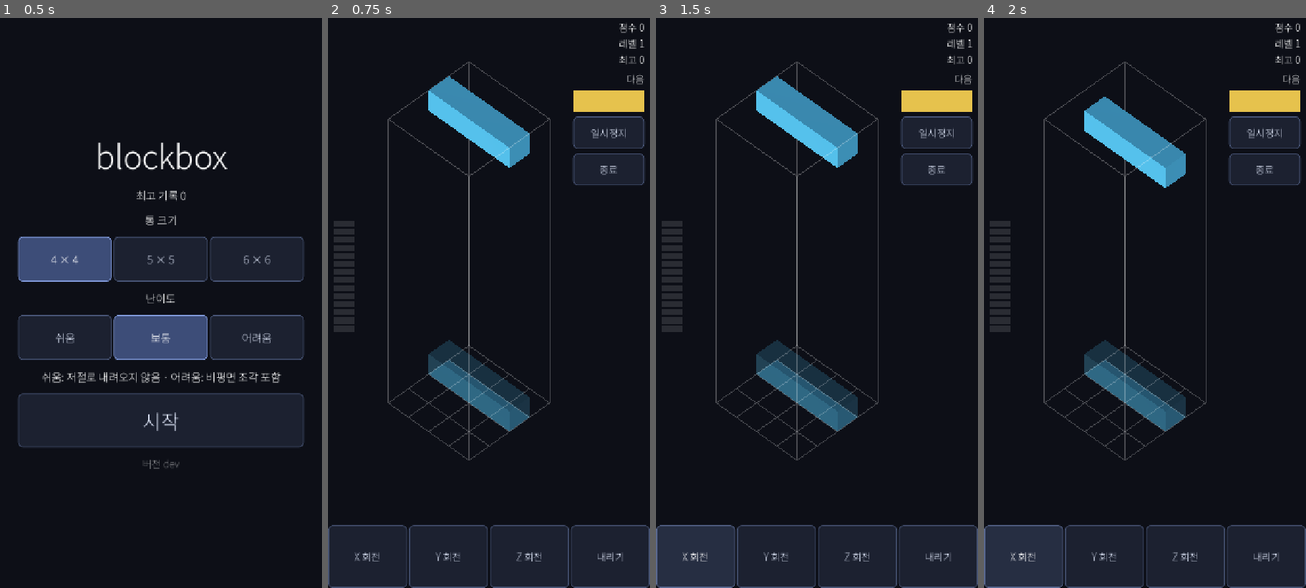
Above: before the commit, frames 1-4 (left to right).
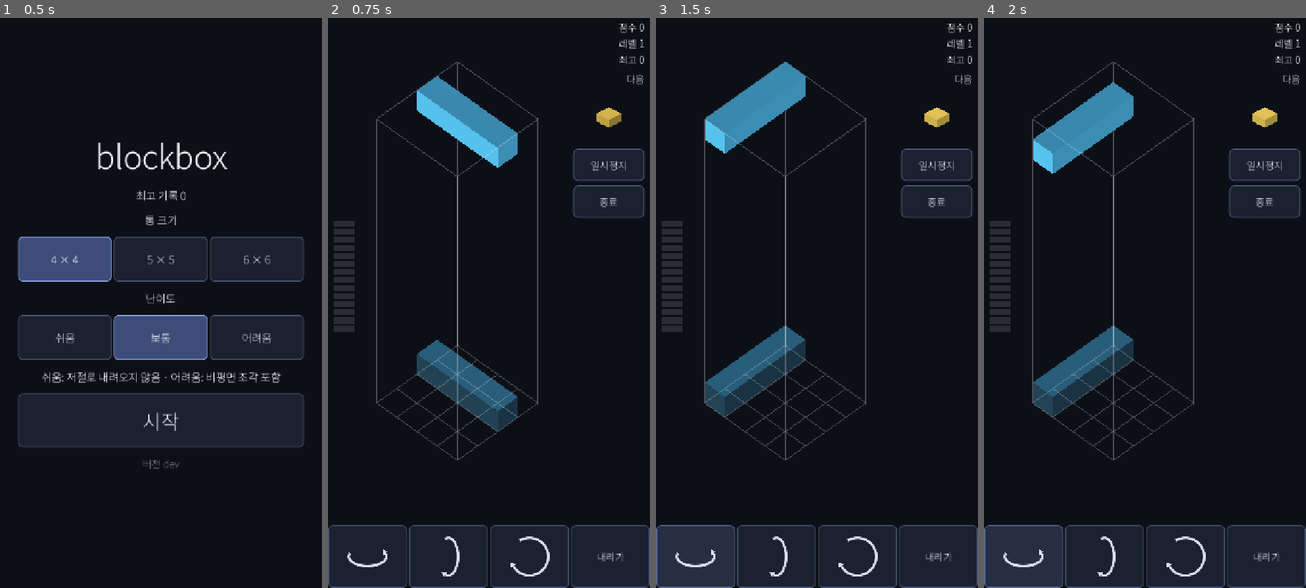
Above: after the commit, the same moments.

Repository: kjw5541a-hash/blockbox
Game: Godot game, scene res://scenes/start.tscn
The game is run twice, just before and just after one commit, with the same random seed, the same clock (stepped at 60 frames per second) and the same inputs.
Inputs (mouse positions are in pixels of both pictures, inside the frame that each line leads up to):
- Up to frame 1 (0.5 s): no input
- Up to frame 2 (0.75 s): click "시작" at 0.5 s
- Up to frame 3 (1.5 s): click (694, 553) at 1.25 s, where only the run before the commit has a clickable "X 회전"
- Up to frame 4 (2 s): no input

Frame 1 is identical in both runs. In frame 2, 10% of the frame differs, in the area x 6-99%, y 7-98%; in frame 3, 14%; in frame 4, 14%.

Commit message:
feat: 회전 버튼에 화살표, 다음 조각 모양 미리보기, 윗면 착지 표시
- 회전 버튼을 축 이름 대신 화면에서 도는 방향으로 나눈다. 좌->우, 상->하,
  시계 방향 화살표를 직접 그려 붙이고, CameraRig 의 회전축도 그 방향으로
  이름과 부호를 맞춘다.
- 다음 조각 미리보기를 색 견본에서 작은 3D 뷰로 바꾼다. 색만으로는 조각
  8종을 구분하기 어렵다.
- 착지 자리 표시를 바닥 발자국에서 고스트 윗면 판으로 옮긴다.
- 통을 왼쪽으로 미는 폭을 화면에서 재서 정한다. 6x6 은 밀 자리가 없다.

Co-Authored-By: Claude Opus 5 <noreply@anthropic.com>

Diff:
--- a/scenes/hud.tscn
+++ b/scenes/hud.tscn
@@ -1,7 +1,9 @@
-[gd_scene load_steps=3 format=3]
+[gd_scene load_steps=5 format=3]
 
 [ext_resource type="Script" path="res://scripts/hud.gd" id="1"]
 [ext_resource type="Script" path="res://scripts/layer_gauge.gd" id="2"]
+[ext_resource type="Script" path="res://scripts/next_view.gd" id="3"]
+[ext_resource type="Script" path="res://scripts/rotate_icon.gd" id="4"]
 
 [node name="HUD" type="CanvasLayer"]
 script = ExtResource("1")
@@ -28,9 +30,15 @@
 text = "다음"
 mouse_filter = 2
 
-[node name="NextSwatch" type="ColorRect" parent="Side"]
-custom_minimum_size = Vector2(0, 48)
+[node name="NextBox" type="SubViewportContainer" parent="Side"]
+custom_minimum_size = Vector2(0, 120)
+stretch = true
 mouse_filter = 2
+
+[node name="NextView" type="SubViewport" parent="Side/NextBox"]
+handle_input_locally = false
+size = Vector2i(160, 120)
+script = ExtResource("3")
 
 [node name="Pause" type="Button" parent="Side"]
 custom_minimum_size = Vector2(0, 72)
@@ -50,26 +58,44 @@
 anchor_bottom = 1.0
 offset_top = -140.0
 
-[node name="RotateX" type="Button" parent="Bottom"]
+[node name="RotateRight" type="Button" parent="Bottom"]
 custom_minimum_size = Vector2(0, 116)
 theme_override_font_sizes/font_size = 22
 size_flags_horizontal = 3
 focus_mode = 0
-text = "X 회전"
 
-[node name="RotateY" type="Button" parent="Bottom"]
+[node name="Icon" type="Control" parent="Bottom/RotateRight"]
+anchor_right = 1.0
+anchor_bottom = 1.0
+mouse_filter = 2
+script = ExtResource("4")
+kind = 0
+
+[node name="RotateDown" type="Button" parent="Bottom"]
 custom_minimum_size = Vector2(0, 116)
 theme_override_font_sizes/font_size = 22
 size_flags_horizontal = 3
 focus_mode = 0
-text = "Y 회전"
 
-[node name="RotateZ" type="Button" parent="Bottom"]
+[node name="Icon" type="Control" parent="Bottom/RotateDown"]
+anchor_right = 1.0
+anchor_bottom = 1.0
+mouse_filter = 2
+script = ExtResource("4")
+kind = 1
+
+[node name="RotateClock" type="Button" parent="Bottom"]
 custom_minimum_size = Vector2(0, 116)
 theme_override_font_sizes/font_size = 22
 size_flags_horizontal = 3
 focus_mode = 0
-text = "Z 회전"
+
+[node name="Icon" type="Control" parent="Bottom/RotateClock"]
+anchor_right = 1.0
+anchor_bottom = 1.0
+mouse_filter = 2
+script = ExtResource("4")
+kind = 2
 
 [node name="Drop" type="Button" parent="Bottom"]
 custom_minimum_size = Vector2(0, 116)
--- a/scenes/main.tscn
+++ b/scenes/main.tscn
@@ -40,7 +40,6 @@
 transform = Transform3D(1, 0, 0, 0, 1, 0, 0, 0, 1, 0, 0, 24)
 projection = 1
 size = 20.0
-h_offset = 0.7
 v_offset = -1.4
 
 [node name="Sun" type="DirectionalLight3D" parent="CameraRig"]
--- a/scripts/camera_rig.gd
+++ b/scripts/camera_rig.gd
@@ -119,16 +119,26 @@
 # 가장 잘 맞는 배치가 그 각도에서 뒤집힌다. 경계값(기본 시점)은 눕히기 전 쪽.
 const SCREEN_AXIS_CROSS := -45.0
 
-func rot_screen_x() -> Array:
-	return tilt_axis(axis_right())
+# 앞면이 화면에서 어느 쪽으로 흐르는지가 이름이다. 버튼에 그려진 화살표가
+# 곧 이 이름이다 — 축 이름으로 부르면 시점을 돌린 뒤 그림과 어긋난다.
+# Piece.rotate_cell 의 dir 은 오른손 법칙과 반대로 돌므로 부호를 뒤집는다.
+func _screen_turn(v: Vector3i) -> Array:
+	var a := tilt_axis(v)
+	return [a[0], -a[1]]
 
-func rot_screen_y() -> Array:
+# 앞면이 위에서 아래로 넘어간다.
+func rot_screen_down() -> Array:
+	return _screen_turn(axis_right())
+
+# 앞면이 왼쪽에서 오른쪽으로 흐른다.
+func rot_screen_right() -> Array:
 	if _pitch < SCREEN_AXIS_CROSS:
-		return tilt_axis(axis_away())
-	return [Piece.AXIS_Y, 1]
+		return _screen_turn(axis_away())
+	return [Piece.AXIS_Y, -1]
 
-func rot_screen_z() -> Array:
+# 화면에서 시계 방향으로 돈다.
+func rot_screen_clockwise() -> Array:
 	if _pitch < SCREEN_AXIS_CROSS:
 		# 탑뷰에서 화면 안쪽은 곧장 아래다.
-		return [Piece.AXIS_Y, -1]
-	return tilt_axis(axis_away())
+		return [Piece.AXIS_Y, 1]
+	return _screen_turn(axis_away())
--- a/scripts/game.gd
+++ b/scripts/game.gd
@@ -192,19 +192,6 @@
 		layers_cleared.emit(ys, kind)
 	_spawn()
 
-func footprint_cells() -> Array[Vector3i]:
-	var out: Array[Vector3i] = []
-	if current == null:
-		return out
-	var seen := {}
-	for c in current.world_cells():
-		var flat := Vector3i(c.x, 0, c.z)
-		if seen.has(flat):
-			continue
-		seen[flat] = true
-		out.append(flat)
-	return out
-
 func rotate(axis: int, dir: int) -> bool:
 	if current == null or is_over or paused:
 		return false
--- a/scripts/hud.gd
+++ b/scripts/hud.gd
@@ -6,9 +6,11 @@
 func setup(g: Game, r: CameraRig) -> void:
 	game = g
 	rig = r
-	$Bottom/RotateX.pressed.connect(_rotate.bind(rig.rot_screen_x))
-	$Bottom/RotateY.pressed.connect(_rotate.bind(rig.rot_screen_y))
-	$Bottom/RotateZ.pressed.connect(_rotate.bind(rig.rot_screen_z))
+	# 버튼은 축 이름이 아니라 화면에서 조각이 도는 방향으로 나뉜다.
+	# 좌->우 는 세로축, 상->하 는 화면 가로축, 시계는 시선축 회전이다.
+	$Bottom/RotateRight.pressed.connect(_rotate.bind(rig.rot_screen_right))
+	$Bottom/RotateDown.pressed.connect(_rotate.bind(rig.rot_screen_down))
+	$Bottom/RotateClock.pressed.connect(_rotate.bind(rig.rot_screen_clockwise))
 	$Bottom/Drop.pressed.connect(func() -> void: game.hard_drop())
 	$Side/Pause.pressed.connect(toggle_pause)
 	$Side/Quit.pressed.connect(quit_to_menu)
@@ -19,6 +21,7 @@
 	game.game_over.connect(_on_game_over)
 	$GameOver.visible = false
 	$Paused.visible = false
+	$Side/NextBox/NextView.setup(game)
 	_refresh_score()
 	_refresh_next()
 	$LayerGauge.setup(game)
@@ -32,10 +35,10 @@
 	$Flash.modulate.a = FLASH_ALPHA
 	create_tween().tween_property($Flash, "modulate:a", 0.0, FLASH_TIME)
 
-# 다음 조각 미리보기. 3D 미니 뷰포트 대신 색 견본 하나로 보여준다.
-# 조각 종류는 색으로 구분되므로 이것으로 충분하다.
+# 다음 조각 미리보기. 색만으로는 3D 조각 8종을 구분하기 어려워 작은 3D 뷰에
+# 모양까지 그린다.
 func _refresh_next() -> void:
-	$Side/NextSwatch.color = BlockColors.of(game.next_kind)
+	$Side/NextBox/NextView.refresh()
 
 # 회전 축은 화면 기준이다. 어떤 격자축이 되는지는 CameraRig 가 지금 시점을
 # 보고 정한다 — 버튼은 축을 고르는 함수를 들고 있다가 누를 때마다 새로 묻는다.
--- a/scripts/main.gd
+++ b/scripts/main.gd
@@ -17,11 +17,31 @@
 	piece_view.setup(game)
 	$LayerBurst.setup(game)
 	touch_input.setup(game, rig)
+	_fit_box_to_the_left()
 	# 층이 지워지면 통이 흔들린다. 흔드는 건 카메라 몫이라 여기서 잇는다.
 	game.layers_cleared.connect(
 		func(_ys: PackedInt32Array, _kind: int) -> void: rig.shake())
 	game.start()
 	$HUD.setup(game, rig)
+
+# 점수와 버튼이 오른쪽 세로 패널로 모여 있어 통은 왼쪽에 붙는다. 밀 수 있는
+# 폭은 통 크기에 따라 다르다 — 6x6 은 화면 폭을 거의 다 쓰므로 밀 자리가 없다.
+# 그래서 고정값 대신 통이 화면에서 실제로 차지하는 자리를 재서 정한다.
+# 왼쪽 층 게이지와의 간격, 화면 가장자리 여백이 한계다.
+const BOX_GAUGE_GAP := 48.0
+const BOX_EDGE_MARGIN := 40.0
+
+func _fit_box_to_the_left() -> void:
+	var cam := rig.get_node("Camera3D") as Camera3D
+	cam.h_offset = 0.0
+	var left: float = touch_input.box_screen_rect().position.x
+	# 게이지 오른쪽 끝. 앵커가 왼쪽이라 배치 계산 전에도 offset 이 곧 위치다.
+	var gauge_right: float = $HUD/LayerGauge.offset_right
+	var room := maxf(0.0, left - BOX_EDGE_MARGIN)
+	var shift := clampf(left - (gauge_right + BOX_GAUGE_GAP), 0.0, room)
+	# 직교 투영이라 화면 픽셀과 월드 단위의 비가 화면 어디서나 같다.
+	var per_unit: float = get_viewport().get_visible_rect().size.y / cam.size
+	cam.h_offset = shift / per_unit
 
 func _process(delta: float) -> void:
 	game.step(delta)
@@ -43,13 +63,13 @@
 		KEY_SPACE:
 			game.hard_drop()
 		KEY_Z:
-			var a: Array = rig.rot_screen_x()
+			var a: Array = rig.rot_screen_down()
 			game.rotate(a[0], a[1])
 		KEY_X:
-			var a: Array = rig.rot_screen_y()
+			var a: Array = rig.rot_screen_right()
 			game.rotate(a[0], a[1])
 		KEY_C:
-			var a: Array = rig.rot_screen_z()
+			var a: Array = rig.rot_screen_clockwise()
 			game.rotate(a[0], a[1])
 		KEY_Q:
 			rig.turn(-1)
--- /dev/null
+++ b/scripts/next_view.gd
@@ -0,0 +1,53 @@
+extends SubViewport
+
+# 다음 조각 미리보기. 색만 보여주던 견본을 대신해 모양까지 보여준다.
+# 본 게임 장면과 섞이지 않도록 자기만의 3D 월드를 하나 들고, 통을 보는 각도와
+# 같은 방향에서 조각 껍데기를 그린다 — 미리보기와 실제 모습이 달라 보이면
+# 미리보기가 오히려 헷갈리게 만든다.
+
+const CAM_SIZE := 6.0
+const CAM_DIST := 8.0
+const VIEW_YAW := 45.0
+const VIEW_PITCH := -30.0
+
+var game: Game = null
+
+var _mesh: MeshInstance3D = null
+
+func _ready() -> void:
+	own_world_3d = true
+	transparent_bg = true
+	render_target_update_mode = SubViewport.UPDATE_ALWAYS
+
+	var basis := Basis.from_euler(Vector3(deg_to_rad(VIEW_PITCH), deg_to_rad(VIEW_YAW), 0.0))
+	var cam := Camera3D.new()
+	cam.projection = Camera3D.PROJECTION_ORTHOGONAL
+	cam.size = CAM_SIZE
+	cam.transform = Transform3D(basis, basis * Vector3(0, 0, CAM_DIST))
+	add_child(cam)
+
+	# 면마다 밝기가 달라야 입체로 보인다. 빛은 카메라 쪽에서 비스듬히 준다.
+	var sun := DirectionalLight3D.new()
+	sun.transform = Transform3D(
+		Basis.from_euler(Vector3(deg_to_rad(-50.0), deg_to_rad(20.0), 0.0)), Vector3.ZERO)
+	add_child(sun)
+
+	_mesh = MeshInstance3D.new()
+	_mesh.material_override = StandardMaterial3D.new()
+	add_child(_mesh)
+
+func setup(g: Game) -> void:
+	game = g
+	refresh()
+
+func refresh() -> void:
+	if game == null:
+		return
+	var cells := Piece.create(game.next_kind).cells
+	_mesh.mesh = BlockMesh.hull_mesh(cells)
+	# 조각마다 칸 수와 뻗은 방향이 달라 그대로 두면 화면 한쪽으로 쏠린다.
+	# 바운딩 박스 한가운데를 원점에 맞춘다.
+	var lo := Vector3(Piece.bbox_min(cells))
+	var hi := Vector3(Piece.bbox_max(cells))
+	_mesh.position = -(lo + hi) * 0.5
+	(_mesh.material_override as StandardMaterial3D).albedo_color = BlockColors.of(game.next_kind)
--- a/scripts/piece_view.gd
+++ b/scripts/piece_view.gd
@@ -1,8 +1,11 @@
 extends Node3D
 
 const GHOST_ALPHA := 0.28
-const FOOTPRINT_ALPHA := 0.45
-const FOOTPRINT_Y := -0.48
+# 착지 자리 표시는 고스트의 윗면에 얹는다. 바닥에만 자국을 깔면 블럭이 아니라
+# 바닥에 붙은 그림자로 보인다 — 윗면이 진해야 덩어리로 읽힌다.
+const TOP_ALPHA := 0.55
+# 고스트 윗면과 같은 높이면 서로 깜빡이며 다툰다. 살짝 띄운다.
+const TOP_LIFT := 0.505
 
 var game: Game = null
 
@@ -11,7 +14,7 @@
 var _marks: Array[MeshInstance3D] = []
 
 func _ready() -> void:
-	# 발자국은 칸 크기 그대로 깔아 옆 칸과 맞닿게 한다. 사이에 틈을 두면
+	# 윗면 판은 칸 크기 그대로 깔아 옆 칸과 맞닿게 한다. 사이에 틈을 두면
 	# 붙어 있는 조각인데도 칸이 하나씩 따로 놀아 보인다.
 	var quad := QuadMesh.new()
 	quad.size = Vector2.ONE
@@ -61,12 +64,26 @@
 	_ghost.mesh = BlockMesh.hull_mesh(game.ghost_cells())
 	_show(_ghost, Vector3.ZERO, color, GHOST_ALPHA)
 
-	var fp := game.footprint_cells()
+	var tops := top_cells(game.ghost_cells())
 	for i in _marks.size():
-		if i >= fp.size():
+		if i >= tops.size():
 			_marks[i].visible = false
 			continue
-		_show(_marks[i], Vector3(fp[i].x, FOOTPRINT_Y, fp[i].z), color, FOOTPRINT_ALPHA)
+		var c := tops[i]
+		_show(_marks[i], Vector3(c.x, c.y + TOP_LIFT, c.z), color, TOP_ALPHA)
+
+# 칸 목록에서 세로줄마다 가장 높은 칸만 남긴다. 그 칸의 윗면이 곧 덩어리의
+# 윗면이다.
+static func top_cells(cells: Array[Vector3i]) -> Array[Vector3i]:
+	var top := {}
+	for c in cells:
+		var col := Vector2i(c.x, c.z)
+		if not top.has(col) or c.y > top[col]:
+			top[col] = c.y
+	var out: Array[Vector3i] = []
+	for col in top:
+		out.append(Vector3i(col.x, top[col], col.y))
+	return out
 
 func _show(m: MeshInstance3D, pos: Vector3, color: Color, alpha: float) -> void:
 	m.visible = true
--- /dev/null
+++ b/scripts/rotate_icon.gd
@@ -0,0 +1,48 @@
+class_name RotateIcon
+extends Control
+
+# 회전 버튼에 얹는 화살표. 글자 대신 도형으로 어느 쪽으로 도는지 보여준다 —
+# 부분집합 폰트에 화살표 글리프가 없기도 하고, 축 이름(X/Y/Z)보다 궤적 그림이
+# 화면에서 실제로 일어나는 일에 가깝다.
+enum { RIGHT, DOWN, CLOCK }
+
+@export var kind: int = RIGHT
+
+const COLOR := Color(0.84, 0.87, 0.94)
+const WIDTH := 5.0
+const HEAD := 11.0
+const STEPS := 24
+
+func _draw() -> void:
+	var c := size * 0.5
+	var r := minf(size.x, size.y) * 0.30
+	# 납작한 타원은 좌우로, 갸름한 타원은 위아래로 도는 궤적으로 읽힌다.
+	var rx := r
+	var ry := r
+	var a0 := 0.0
+	var a1 := 0.0
+	match kind:
+		RIGHT:
+			ry = r * 0.5
+			a0 = deg_to_rad(200.0)
+			a1 = deg_to_rad(-20.0)
+		DOWN:
+			rx = r * 0.5
+			a0 = deg_to_rad(-110.0)
+			a1 = deg_to_rad(110.0)
+		CLOCK:
+			a0 = deg_to_rad(-120.0)
+			a1 = deg_to_rad(150.0)
+
+	var pts := PackedVector2Array()
+	for i in STEPS + 1:
+		var t := lerpf(a0, a1, float(i) / float(STEPS))
+		pts.append(c + Vector2(cos(t) * rx, sin(t) * ry))
+	draw_polyline(pts, COLOR, WIDTH, true)
+
+	# 촉은 호가 끝나는 자리에 진행 방향으로 세운다.
+	var tip: Vector2 = pts[pts.size() - 1]
+	var dir := (tip - pts[pts.size() - 2]).normalized()
+	var side := Vector2(-dir.y, dir.x) * HEAD * 0.6
+	draw_colored_polygon(PackedVector2Array([
+		tip + dir * HEAD, tip + side, tip - side]), COLOR)
--- a/tests/test_camera_rig.gd
+++ b/tests/test_camera_rig.gd
@@ -17,6 +17,7 @@
 	await _test_pitch_is_continuous_and_clamped()
 	await _test_pitch_survives_a_turn()
 	await _test_screen_rotation_axes_follow_the_view()
+	await _test_screen_rotation_turns_the_way_the_arrows_point()
 	await _test_shake_returns_home()
 	print("test_camera_rig: OK")
 	quit()
@@ -192,7 +193,7 @@
 			r.rotation_degrees.y = CameraRig.YAW_BASE_DEG + 90.0 * step
 			await process_frame
 			var basis := cam.global_transform.basis
-			var picked := [r.rot_screen_x(), r.rot_screen_y(), r.rot_screen_z()]
+			var picked := [r.rot_screen_down(), r.rot_screen_right(), r.rot_screen_clockwise()]
 			var used := {}
 			for a in picked:
 				used[a[0]] = true
@@ -206,16 +207,48 @@
 				% [pitch, step, picked, got, best])
 	main.queue_free()
 
-func _axis_vec(a: Array) -> Vector3:
-	var v := [Vector3.RIGHT, Vector3.UP, Vector3.BACK][a[0]] as Vector3
-	return v * float(a[1])
+# 버튼에는 이제 축 이름 대신 화살표가 그려져 있다. 그림과 실제로 도는 방향이
+# 다르면 그림이 없느니만 못하다. 회전축을 카메라 기준으로 풀면 앞면이 어디로
+# 흐르는지가 부호 하나로 나온다: 화면 세로축 성분이 +면 앞면이 오른쪽으로,
+# 화면 가로축 성분이 +면 앞면이 아래로, 시선축 성분이 -면 시계 방향이다.
+func _test_screen_rotation_turns_the_way_the_arrows_point() -> void:
+	var main: Node = load("res://scenes/main.tscn").instantiate()
+	root.add_child(main)
+	await process_frame
+	var r: CameraRig = main.rig
+	var cam: Camera3D = r.get_node("Camera3D")
+	for pitch in [-35.0, -44.0, -46.0, -90.0]:
+		for step in 4:
+			r.yaw_step = step
+			r.pitch_by(pitch - r.pitch_degrees())
+			r.rotation_degrees.y = CameraRig.YAW_BASE_DEG + 90.0 * step
+			await process_frame
+			var basis := cam.global_transform.basis
+			var right := _spin(r.rot_screen_right()).dot(basis.y)
+			assert(right > 0.5,
+				"상하각 %f yaw %d: 앞면이 오른쪽으로 흐르지 않는다 (%f)" % [pitch, step, right])
+			var down := _spin(r.rot_screen_down()).dot(basis.x)
+			assert(down > 0.5,
+				"상하각 %f yaw %d: 앞면이 아래로 넘어가지 않는다 (%f)" % [pitch, step, down])
+			var clock := _spin(r.rot_screen_clockwise()).dot(basis.z)
+			assert(clock < -0.5,
+				"상하각 %f yaw %d: 시계 방향으로 돌지 않는다 (%f)" % [pitch, step, clock])
+	main.queue_free()
+
+# [axis, dir] 이 실제로 어느 쪽으로 도는지를 오른손 법칙 축으로 돌려준다.
+# Piece.rotate_cell 을 직접 먹여 보므로 부호 규약을 따로 알 필요가 없다.
+func _spin(pick: Array) -> Vector3:
+	var cols: Array[Vector3] = []
+	for v in [Vector3i(1, 0, 0), Vector3i(0, 1, 0), Vector3i(0, 0, 1)]:
+		cols.append(Vector3(Piece.rotate_cell(v, pick[0], pick[1])))
+	return Basis(cols[0], cols[1], cols[2]).get_rotation_quaternion().get_axis()
 
 # 화면 가로축 / 세로축 / 안쪽축과 얼마나 겹치는지의 합.
 func _alignment(picked: Array, basis: Basis) -> float:
 	var screens := [basis.x, basis.y, -basis.z]
 	var sum := 0.0
 	for i in 3:
-		sum += _axis_vec(picked[i]).dot(screens[i])
+		sum += _spin(picked[i]).dot(screens[i])
 	return sum
 
 func _best_alignment(basis: Basis) -> float:
--- a/tests/test_game.gd
+++ b/tests/test_game.gd
@@ -26,8 +26,6 @@
 	_test_pause_freezes_the_lock_clock()
 	_test_multi_layer_bonus()
 	_test_level_rises()
-	_test_footprint_is_deduplicated()
-	_test_footprint_exact_set_for_flat_t()
 	_test_easy_has_no_gravity()
 	_test_easy_draws_planar_pieces_only()
 	print("test_game: OK")
@@ -293,6 +291,19 @@
 	assert(g.total_layers == 1, "누적 층 수가 기록되어야 한다")
 	assert(g.board.layer_fill_count(0) == 0, "지워진 자리는 비어야 한다")
 
+func _test_level_rises() -> void:
+	var g := _make_game()
+	g.start(23)
+	assert(g.level == 1, "시작 레벨은 1")
+	var first := g.fall_interval()
+	g.total_layers = Game.LEVEL_UP_LAYERS * 3
+	g.level = g.total_layers / Game.LEVEL_UP_LAYERS + 1
+	assert(g.level == 4, "층 15개면 레벨 4")
+	assert(g.fall_interval() < first, "레벨이 오르면 낙하가 빨라져야 한다")
+	g.total_layers = 500
+	g.level = g.total_layers / Game.LEVEL_UP_LAYERS + 1
+	assert(g.fall_interval() == Game.MIN_FALL_INTERVAL, "낙하 간격에 하한이 있어야 한다")
+
 func _test_multi_layer_bonus() -> void:
 	var g := _make_game()
 	g.start(22)
@@ -323,55 +334,6 @@
 	assert(g.score == Game.SCORE_PER_LAYER * 1 * Game.CLEAR_MULTIPLIER[2],
 		"두 층 클리어 점수가 배율대로여야 한다, 실제 %d" % g.score)
 	assert(g.board.layer_fill_count(0) == 0, "지워진 자리는 비어야 한다")
-
-func _test_level_rises() -> void:
-	var g := _make_game()
-	g.start(23)
-	assert(g.level == 1, "시작 레벨은 1")
-	var first := g.fall_interval()
-	g.total_layers = Game.LEVEL_UP_LAYERS * 3
-	g.level = g.total_layers / Game.LEVEL_UP_LAYERS + 1
-	assert(g.level == 4, "층 15개면 레벨 4")
-	assert(g.fall_interval() < first, "레벨이 오르면 낙하가 빨라져야 한다")
-	g.total_layers = 500
-	g.level = g.total_layers / Game.LEVEL_UP_LAYERS + 1
-	assert(g.fall_interval() == Game.MIN_FALL_INTERVAL, "낙하 간격에 하한이 있어야 한다")
-
-func _test_footprint_is_deduplicated() -> void:
-	var g := _make_game()
-	g.start(41)
-	# 조각을 세워서 같은 XZ 칸에 여러 셀이 겹치게 만든다.
-	g.rotate(Piece.AXIS_X, 1)
-	var fp := g.footprint_cells()
-	var seen := {}
-	for c in fp:
-		assert(c.y == 0, "발자국은 바닥 평면이어야 한다")
-		assert(not seen.has(c), "발자국에 중복 칸 %s" % c)
-		seen[c] = true
-	assert(fp.size() >= 1 and fp.size() <= 4, "발자국은 1~4칸")
-	for c in g.current.world_cells():
-		assert(seen.has(Vector3i(c.x, 0, c.z)), "조각이 덮은 칸 %s 이 발자국에 없다" % c)
-
-func _test_footprint_exact_set_for_flat_t() -> void:
-	# T 조각(kind 3)은 한 층에 눕혀져 정의되므로 회전 없이도 발자국이
-	# world_cells 와 1:1로 대응해야 한다. 정확한 칸 집합을 직접 검증한다 —
-	# 크기만 맞고 엉뚱한 칸이 섞여도 위 dedup 테스트는 못 잡는다.
-	var g := _make_game()
-	g.start(41)
-	var p := Piece.create(3)
-	p.origin = Vector3i(1, 5, 2)
-	g.current = p
-	var fp := g.footprint_cells()
-	var want: Array[Vector3i] = [
-		Vector3i(1, 0, 2), Vector3i(2, 0, 2), Vector3i(3, 0, 2), Vector3i(2, 0, 3),
-	]
-	assert(fp.size() == want.size(), "발자국 칸 수가 기대와 다르다: %d" % fp.size())
-	for w in want:
-		assert(fp.has(w), "발자국에 %s 가 없어야 할 칸이 빠졌다" % w)
-
-
-# 쉬움은 조각이 저절로 내려오지 않는다. 시간이 아무리 흘러도 제자리여야 하고,
-# 내리기를 눌렀을 때만 잠긴다.
 func _test_easy_has_no_gravity() -> void:
 	GameConfig.difficulty = GameConfig.EASY
 	var g := _make_game()
--- a/tests/test_main_smoke.gd
+++ b/tests/test_main_smoke.gd
@@ -86,8 +86,22 @@
 
 	# HUD 가 게임 상태를 실제로 따라가는지 확인한다.
 	var hud: CanvasLayer = main.get_node("HUD")
-	assert(hud.get_node("Side/NextSwatch").color == BlockColors.of(game.next_kind),
-		"다음 조각 색 견본이 실제 next_kind 와 어긋난다")
+	# 미리보기는 색뿐 아니라 모양도 보여야 한다. 다음 조각 껍데기와 같은 메시가
+	# 걸려 있는지 크기로 확인한다 — 색 견본이던 시절엔 8종이 죄다 같은 네모였다.
+	var preview: SubViewport = hud.get_node("Side/NextBox/NextView")
+	var shown := (preview._mesh.mesh as ArrayMesh).get_aabb().size
+	var next_cells := Piece.create(game.next_kind).cells
+	var want_size := Vector3(Piece.bbox_max(next_cells) - Piece.bbox_min(next_cells)) + Vector3.ONE
+	assert(shown.is_equal_approx(want_size),
+		"미리보기 모양이 다음 조각과 다르다: %s, 기대 %s" % [shown, want_size])
+	# 조각마다 뻗은 방향이 달라, 가운데로 맞추지 않으면 미리보기 밖으로 삐져나간다.
+	var lo := Vector3(Piece.bbox_min(next_cells))
+	var hi := Vector3(Piece.bbox_max(next_cells))
+	assert(preview._mesh.position.is_equal_approx(-(lo + hi) * 0.5),
+		"미리보기 조각이 가운데에 있지 않다: %s" % preview._mesh.position)
+	var preview_mat := preview._mesh.material_override as StandardMaterial3D
+	assert(preview_mat.albedo_color == BlockColors.of(game.next_kind),
+		"미리보기 색이 실제 next_kind 와 어긋난다")
 
 	# 회전 버튼 셋이 각자 제 화면 축에 물려 있는지 본다. 버튼이 서로 바뀌어도
 	# 조각은 어쨌든 돌아가므로, 같은 축으로 직접 돌린 모양과 대조한다.
@@ -96,12 +110,20 @@
 	probe.origin = game.current.origin
 	game.current = probe
 	var picks := {
-		"RotateX": main.rig.rot_screen_x(),
-		"RotateY": main.rig.rot_screen_y(),
-		"RotateZ": main.rig.rot_screen_z(),
+		"RotateRight": main.rig.rot_screen_right(),
+		"RotateDown": main.rig.rot_screen_down(),
+		"RotateClock": main.rig.rot_screen_clockwise(),
+	}
+	# 버튼에 그려진 화살표가 그 버튼이 실제로 도는 방향과 짝이 맞아야 한다.
+	var icons := {
+		"RotateRight": RotateIcon.RIGHT,
+		"RotateDown": RotateIcon.DOWN,
+		"RotateClock": RotateIcon.CLOCK,
 	}
 	for button_name in picks:
 		var axis: Array = picks[button_name]
+		assert(hud.get_node("Bottom/%s/Icon" % button_name).kind == icons[button_name],
+			"%s 버튼에 엉뚱한 화살표가 그려져 있다" % button_name)
 		var before: Array[Vector3i] = game.current.cells
 		var turned: Array[Vector3i] = game.current.rotated(axis[0], axis[1]).cells
 		assert(turned != before, "%s: 나사 조각은 어느 축으로든 모양이 바뀌어야 한다" % button_name)
--- a/tests/test_piece_view.gd
+++ b/tests/test_piece_view.gd
@@ -120,10 +120,25 @@
 	assert(after.position.is_equal_approx(before.position + Vector3(1, 0, 0)),
 		"조각을 옮기면 고스트도 같이 옮겨져야 한다: %s -> %s" % [before.position, after.position])
 
-	# 바닥 발자국도 옆 칸과 맞닿아야 한 덩어리로 보인다.
+	# 착지 자리 표시는 고스트의 윗면에 얹는다. 바닥에 자국을 깔면 블럭이 아니라
+	# 바닥에 붙은 그림자로 보인다. 판끼리는 맞닿아야 한 덩어리로 읽힌다.
 	var mark: MeshInstance3D = view._marks[0]
 	assert((mark.mesh as QuadMesh).size.is_equal_approx(Vector2.ONE),
-		"발자국 사이에 틈이 있으면 칸이 따로 놀아 보인다: %s" % (mark.mesh as QuadMesh).size)
+		"윗면 판 사이에 틈이 있으면 칸이 따로 놀아 보인다: %s" % (mark.mesh as QuadMesh).size)
+	assert(view.TOP_ALPHA > view.GHOST_ALPHA, "윗면이 고스트보다 진해야 덩어리로 보인다")
+	var tops: Array[Vector3i] = view.top_cells(game.ghost_cells())
+	var shown := 0
+	for m in view._marks:
+		if not m.visible:
+			continue
+		shown += 1
+		assert(tops.has(Vector3i(roundi(m.position.x), roundi(m.position.y - view.TOP_LIFT),
+				roundi(m.position.z))),
+			"윗면 판이 고스트 맨 윗칸 위가 아니다: %s / 윗칸 %s" % [m.position, tops])
+		assert(m.position.y > float(Piece.bbox_min(game.ghost_cells()).y),
+			"윗면 판이 바닥에 깔렸다: %s" % m.position)
+	assert(shown == tops.size(),
+		"윗면 판 수가 맨 윗칸 수와 다르다: %d, 윗칸 %d" % [shown, tops.size()])
 
 	game.queue_free()
 	view.queue_free()
Not shown, added: scripts/next_view.gd.uid
Not shown, added: scripts/rotate_icon.gd.uid
Not shown, added: tests/probe_dir.gd.uid
